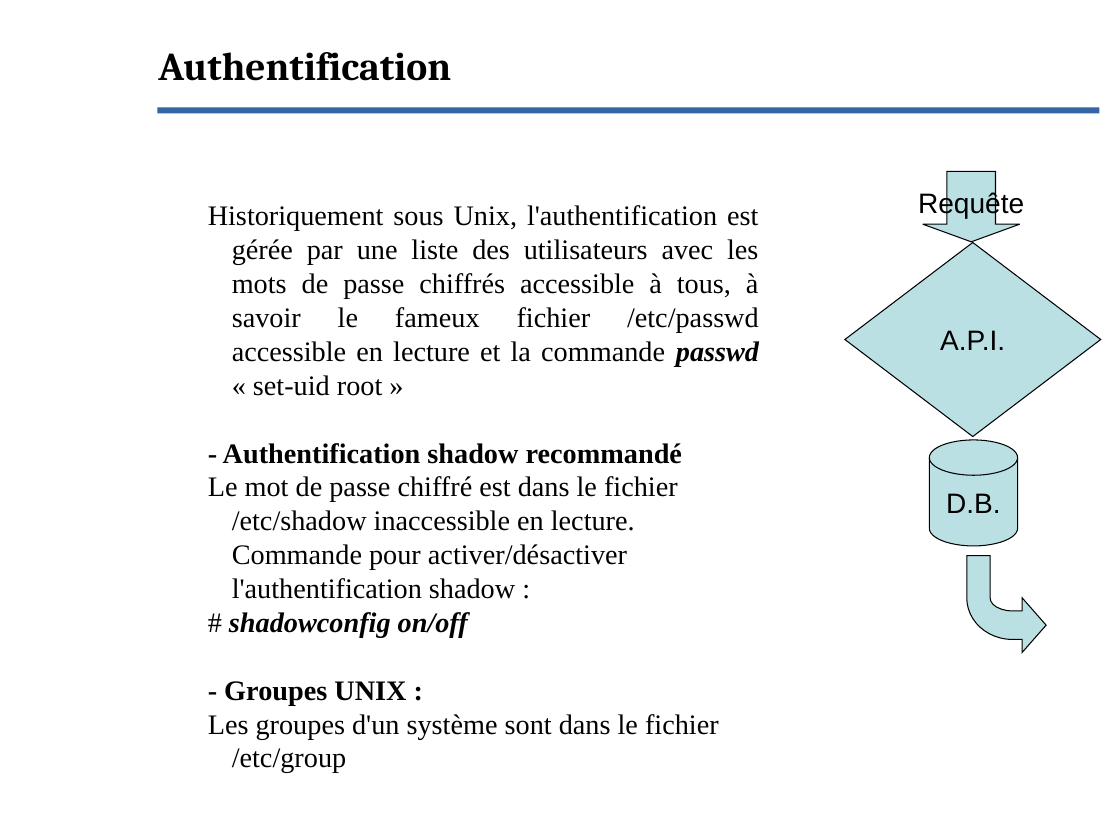
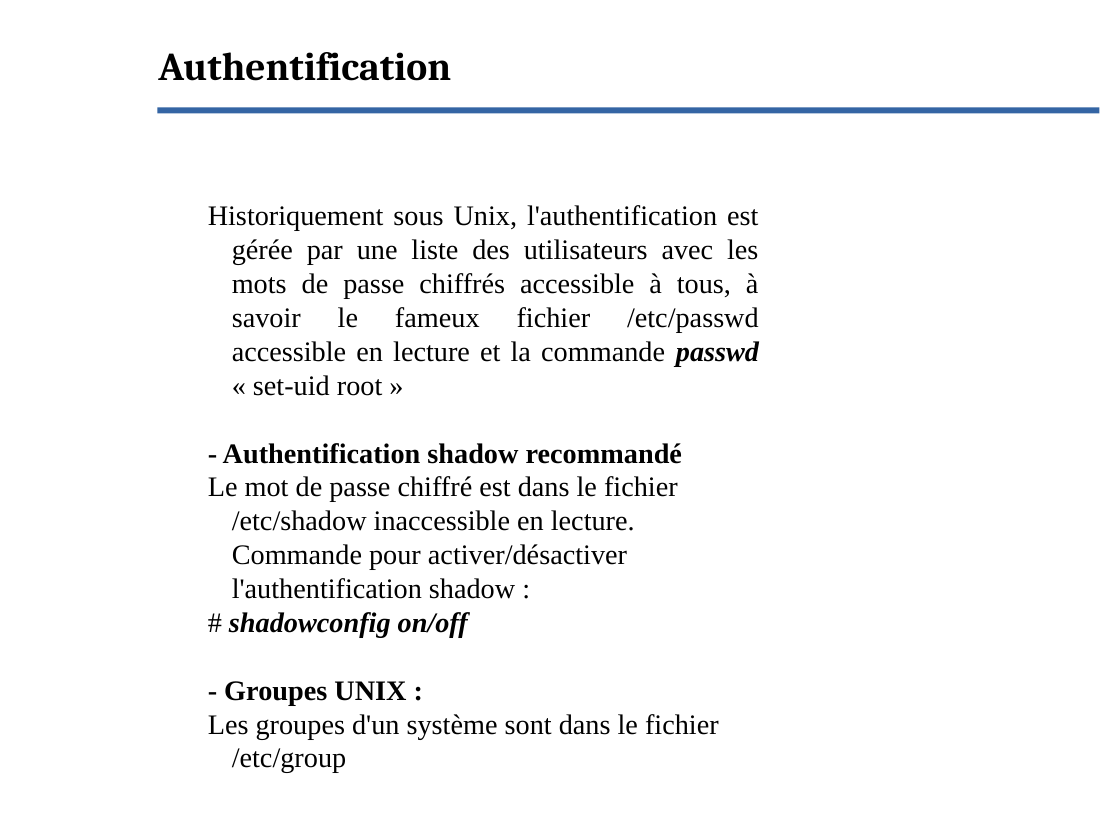
Before and after one commit to Evolix/evoformations, a slide deck: slide 9 of slides/connaissance_unix.odp. Drawn at 1120x840 pixels with LibreOffice and Linux fonts; fonts in the diff are those of the drawing; background and template pictures are left out. Boxes give left, top, right and bottom in pixels: in the first picture for what was removed or moved away, otherwise in the second. Text is boxed around its words. In the diff, an @@ line names an element or a change of style, - is before the commit and + after.

```diff
--- a/slides/connaissance_unix.odp
+++ b/slides/connaissance_unix.odp
@@ down arrow removed at [923, 172, 1020, 242] @@
-Requête
@@ diamond removed at [846, 243, 1102, 437] @@
-A.P.I.
@@ cylinder removed at [930, 440, 1018, 546] @@
-D.B.
@@ freeform shape removed at [968, 556, 1047, 652] @@
```
Also in this commit, not shown: 8 other slides changed, 8 other files.
